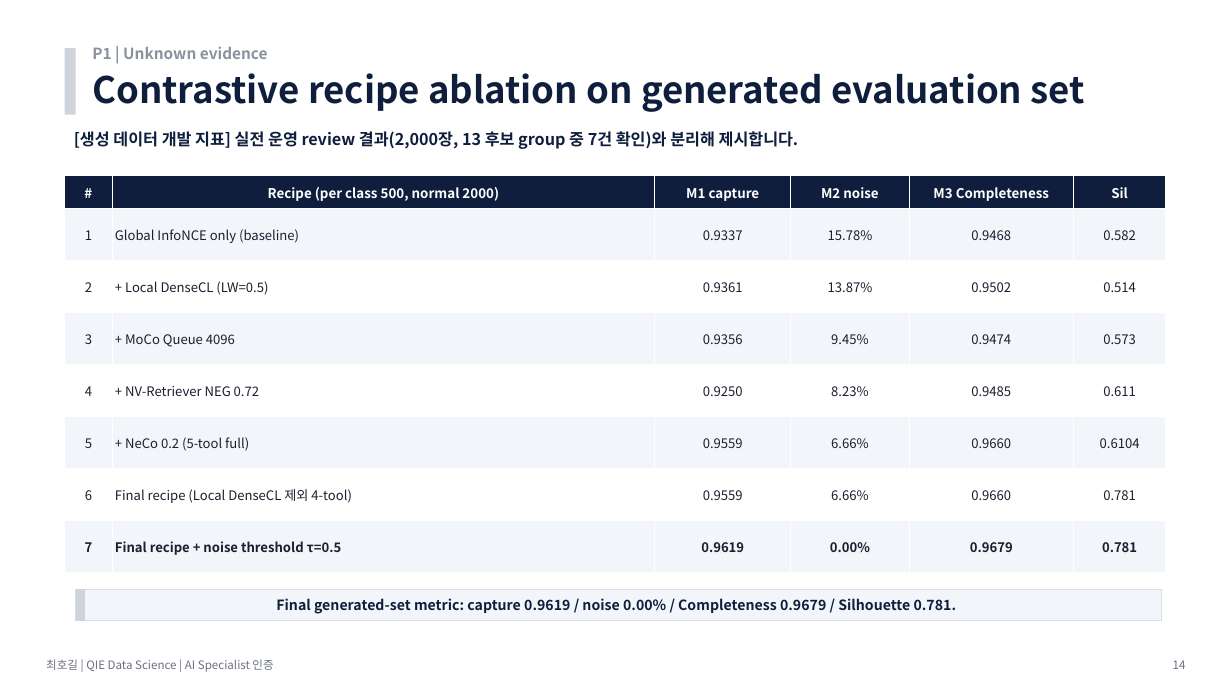
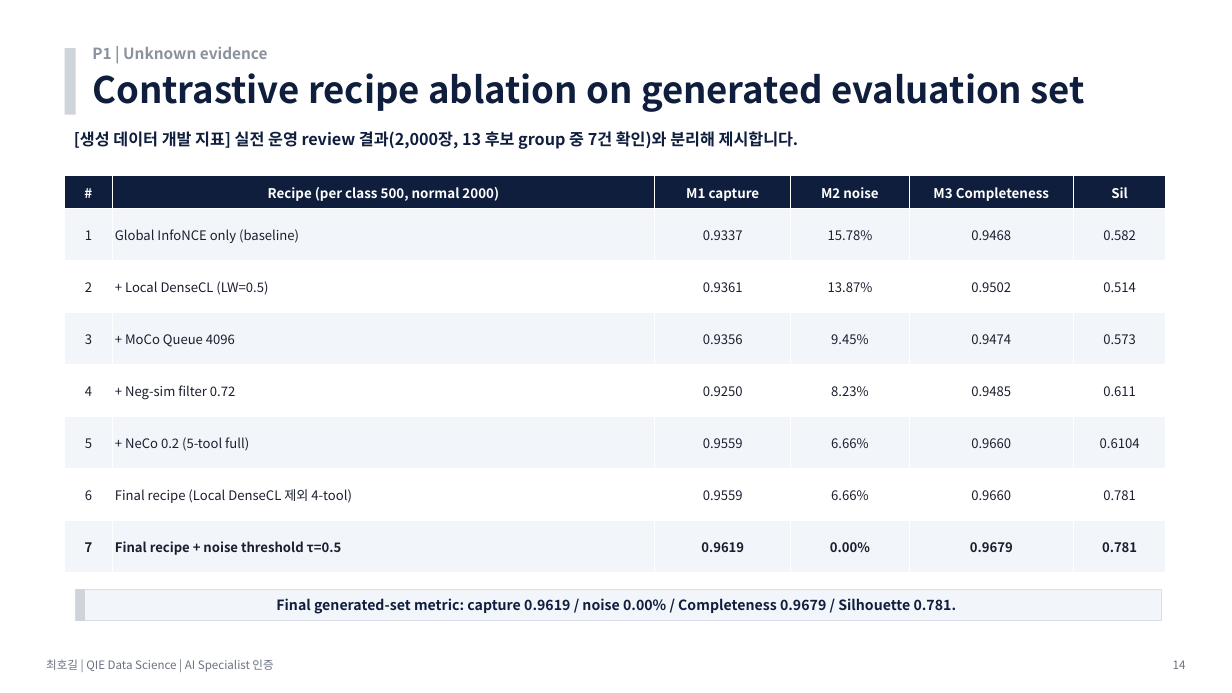
Before and after one commit to hogil/fbm_paper, a slide deck: slide 14 of recommendation/presentation/'26년 AI Specialist 면점 심사 자료_메모리사업부_최호길.pptx. Drawn at 1232x693 pixels with LibreOffice and Linux fonts; fonts in the diff are those of the drawing. Boxes give left, top, right and bottom in pixels: in the first picture for what was removed or moved away, otherwise in the second. Text is boxed around its words. In the diff, an @@ line names an element or a change of style, - is before the commit and + after.

```diff
--- a/recommendation/presentation/'26년 AI Specialist 면점 심사 자료_메모리사업부_최호길.pptx
+++ b/recommendation/presentation/'26년 AI Specialist 면점 심사 자료_메모리사업부_최호길.pptx
@@ table at <box>65,176,1165,573</box> @@
-row 5, column 2: + NV-Retriever NEG 0.72
+row 5, column 2: + Neg-sim filter 0.72
```
Also in this commit, not shown: 12 other slides changed, 2 other files.
